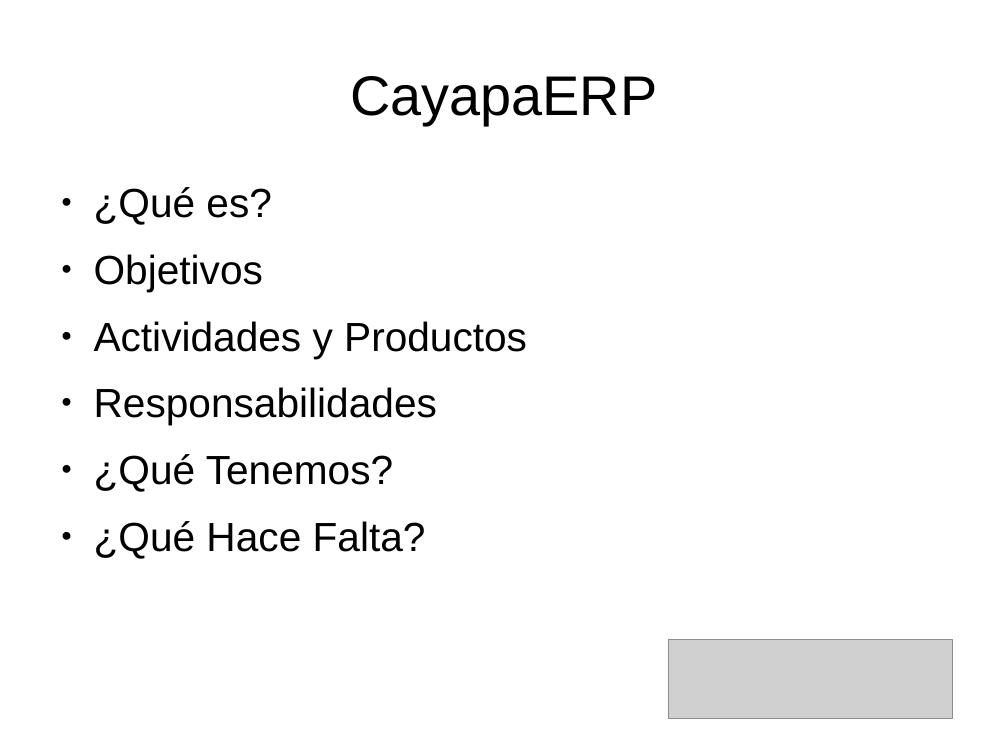
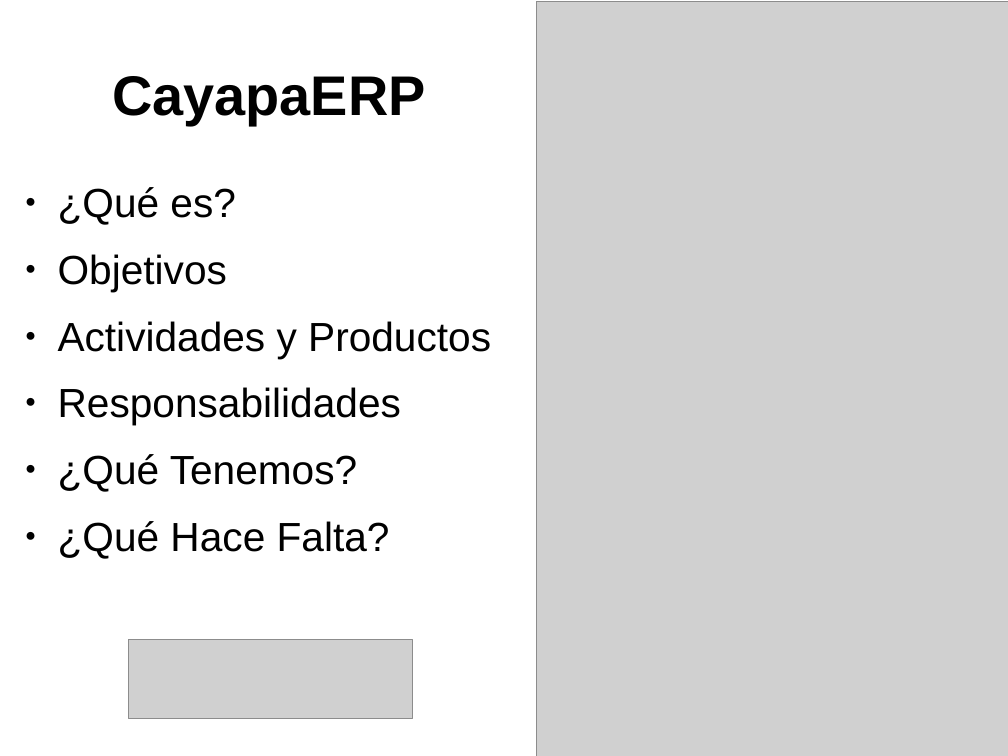
Before and after one commit to BachacoVE/Docs, a slide deck: slide 12 of cayapa-erp/Reunión CCS - 15082015.odp (slide 11 before the commit). Drawn at 1008x756 pixels with LibreOffice and Linux fonts; fonts in the diff are those of the drawing; grey boxes stand for pictures. Boxes give left, top, right and bottom in pixels: in the first picture for what was removed or moved away, otherwise in the second. Text is boxed around its words. In the diff, an @@ line names an element or a change of style, - is before the commit and + after.

```diff
--- a/cayapa-erp/Reunión CCS - 15082015.odp
+++ b/cayapa-erp/Reunión CCS - 15082015.odp
@@ picture added at <box>536,1,1008,756</box> @@
@@ title "CayapaERP": place and size @@
-title "CayapaERP" at <box>350,76,657,125</box>
+title "CayapaERP" at <box>112,76,425,125</box>
@@ title "CayapaERP" at <box>112,76,425,125</box>: bold on @@
@@ text "¿Qué es?": place and size @@
-text "¿Qué es?" at <box>94,187,527,559</box>
+text "¿Qué es?" at <box>58,187,491,559</box>
@@ picture: place and size @@
-picture at <box>669,640,952,719</box>
+picture at <box>129,640,413,719</box>
```
Also in this commit, not shown: 3 other slides changed, 1 slide added.
